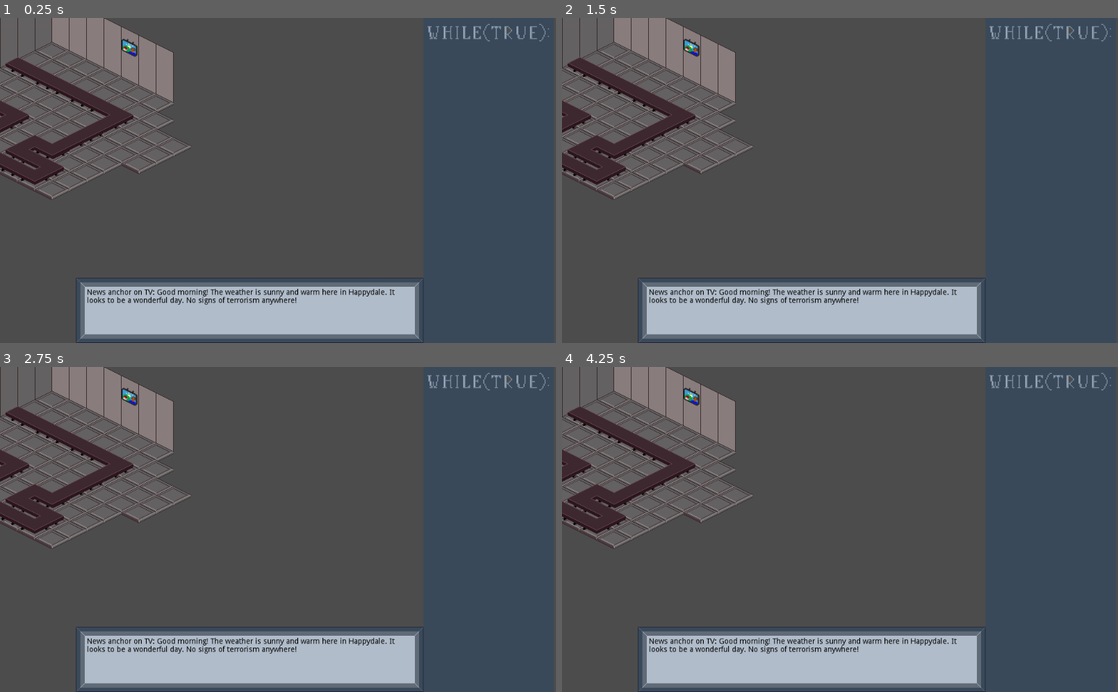
Above: before the commit, frames 1-4 (two rows, left to right).
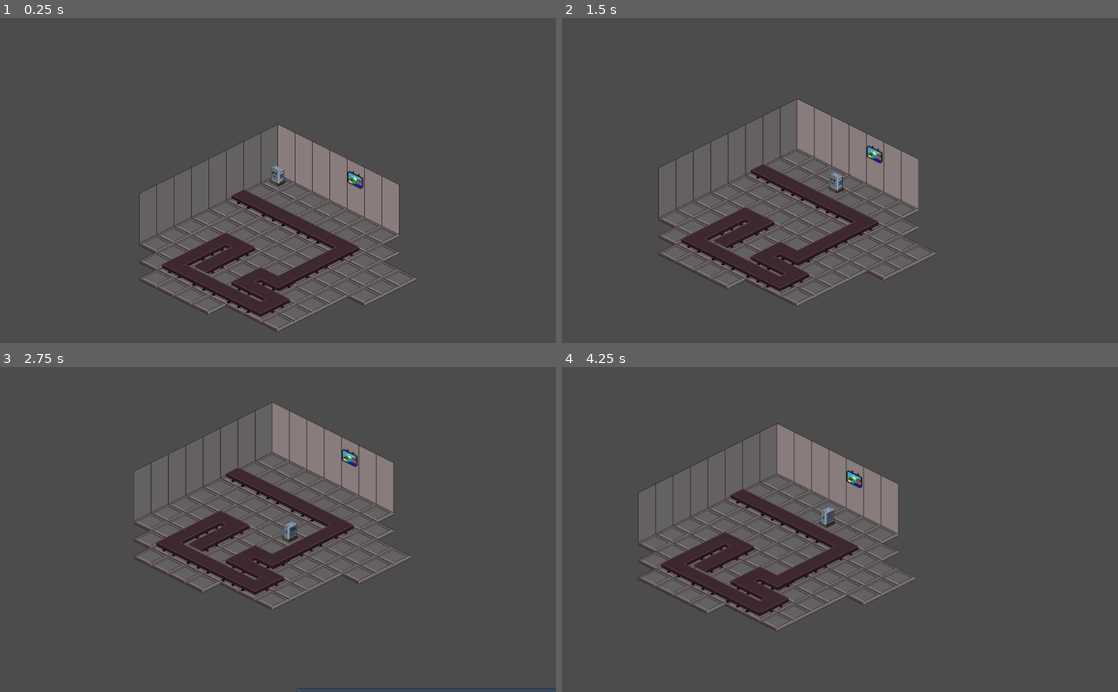
Above: after the commit, the same moments.

Repository: iorena/while-true
Game: Godot game, scene res://Main.tscn
The game is run twice, just before and just after one commit, with the same random seed, the same clock (stepped at 60 frames per second) and the same inputs.
Inputs:
- Up to frame 1 (0.25 s): no input
- Up to frame 2 (1.5 s): tap Enter at 0.5 s; hold Right (ui_right) 0.53-1.28 s; hold Down (ui_down) from 1.28 s (still down)
- Up to frame 3 (2.75 s): release Down (ui_down) at 2.03 s; hold Right (ui_right) from 2.03 s (still down)
- Up to frame 4 (4.25 s): release Right (ui_right) at 2.78 s; hold Up (ui_up) 2.78-3.53 s; hold Left (ui_left) from 3.53 s (still down)

The runs differ from the first frame. In frame 1, 25% of the frame differs, in the area x 0-99%, y 0-100%; in frame 2, 26%; in frame 3, 27%, in the area x 0-100%, y 0-100%; in frame 4, 26%.

Commit message:
Add player to main scene.

Diff:
--- a/Main.tscn
+++ b/Main.tscn
@@ -18,6 +18,7 @@
 [ext_resource path="res://assets/conveyor_up_turn.png" type="Texture" id=16]
 [ext_resource path="res://assets/conveyor_down_turn.png" type="Texture" id=17]
 [ext_resource path="res://Main.gd" type="Script" id=18]
+[ext_resource path="res://Player.tscn" type="PackedScene" id=19]
 
 [sub_resource type="TileSet" id=1]
 0/name = "wall_right.png 0"
@@ -317,7 +318,6 @@
 }
 
 [node name="VBoxContainer" type="VBoxContainer" parent="BottomPanel/ScrollContainer"]
-margin_top = -3.05176e-05
 margin_right = 600.0
 margin_bottom = 80.0
 rect_min_size = Vector2( 600, 80 )
@@ -348,4 +348,7 @@
 [node name="TVTimer" type="Timer" parent="."]
 wait_time = 5.0
 autostart = true
+
+[node name="Player" parent="." instance=ExtResource( 19 )]
+position = Vector2( 96, 56 )
 [connection signal="timeout" from="TVTimer" to="." method="_on_TVTimer_timeout"]
Not shown: 1 places in Main.tscn that only renumber resources
